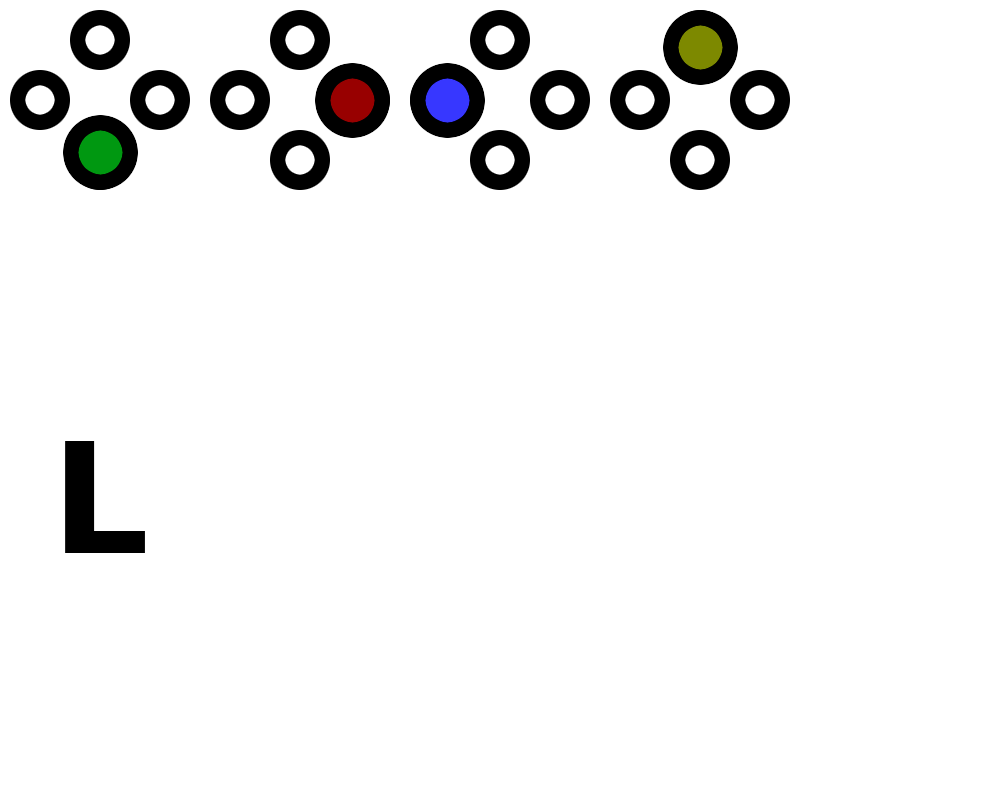
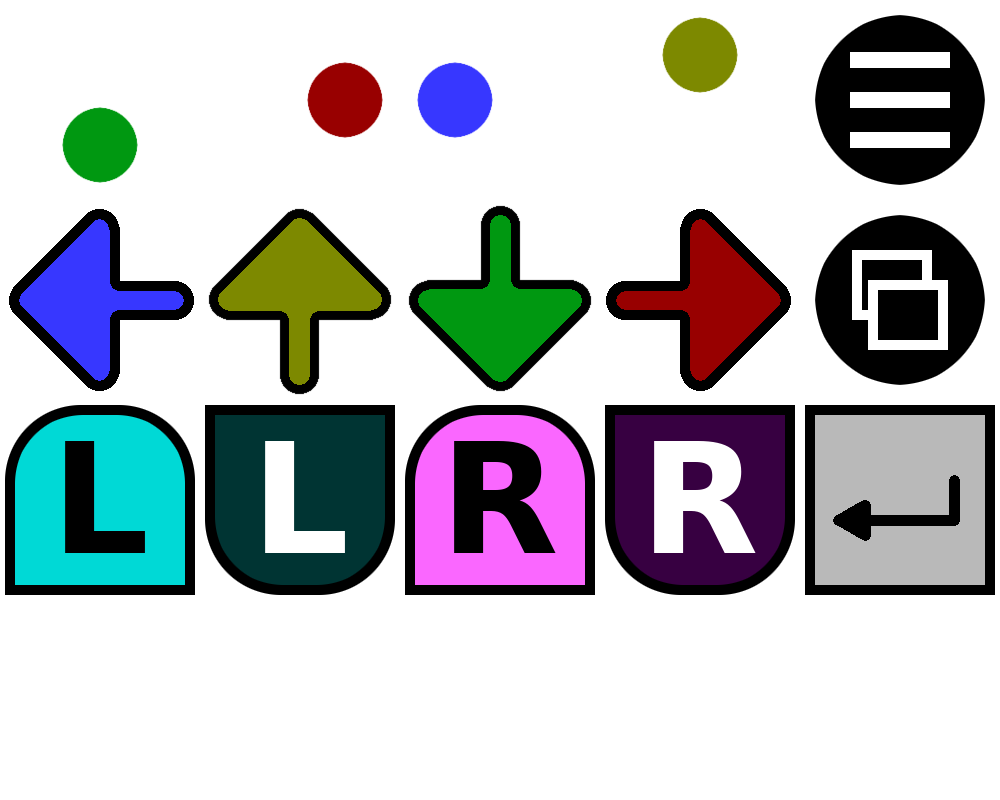
Layered file, before and after one edit (1000px x 800px). Changes by layer:
removed layer "Y" over [663, 10, 738, 85]
added layer "R2" above "R1" over [654, 441, 756, 553]
added layer "R1" above "A" over [454, 441, 556, 553]
added layer "A" above "B" over [55, 100, 145, 190]
moved "B" above "X", painted on it over [300, 55, 390, 145]
painted on "X" over [410, 55, 500, 145]
renamed "A" to "Y", painted on it over [63, 10, 745, 190]
added layer "Background copy #1" above "Circle Inner" over [5, 10, 995, 595]
added layer "Circle Inner" above "Knobs 1" over [58, 13, 742, 187]
painted on "Knobs 1" over [10, 10, 190, 190]
painted on "Knobs 2" over [210, 10, 390, 190]
painted on "Knobs 3" over [410, 10, 590, 190]
painted on "Knobs 4" over [610, 10, 790, 190]
added layer "Symbols" above "Arrow Inner" over [833, 52, 960, 541]
added layer "Arrow Inner" above "Trigger Inner" over [14, 210, 786, 390]
added layer "Trigger Inner" above "Misc Inner" over [10, 410, 790, 590]
added layer "Misc Inner" over [810, 15, 990, 590]
